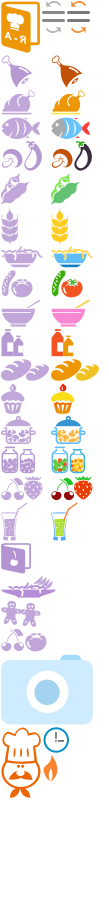
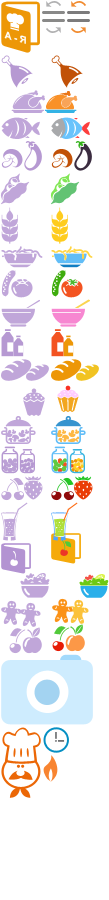
Before/after of a 109x900 layered artwork. What changed in the layer stack:
hid "птироженое" over bbox(1, 383, 25, 414)
hid "Фигура 262" over bbox(2, 90, 35, 115)
added layer "Фигура 273" (2nd of 3) above "Фигура 273 копия 2" over bbox(9, 627, 42, 654)
added layer "Фигура 273 копия 2" (2nd of 2) above "Группа 33 копия 3" over bbox(52, 624, 85, 652)
added layer "Группа 33 копия 3" above "Векторный смарт-объект" over bbox(52, 598, 89, 624)
added layer "Векторный смарт-объект" (1st of 3) above "птироженое копия" over bbox(57, 385, 79, 412)
hid "птироженое копия" over bbox(51, 383, 75, 414)
added layer "Векторный смарт-объект" (2nd of 3) above "Фигура 319" over bbox(45, 91, 78, 113)
added layer "Фигура 319" above "Фигура 316" over bbox(23, 388, 45, 416)
added layer "Фигура 316" above "Фигура 262 копия 2" over bbox(11, 90, 45, 113)
hid "Фигура 262 копия 2" over bbox(51, 90, 85, 115)
added layer "Фигура 307 копия" above "иконка часы копия" over bbox(51, 533, 81, 564)
hid "Фигура 273" (3rd of 3) over bbox(1, 628, 47, 652)
removed layer "Фигура 314" over bbox(1, 575, 56, 598)
added layer "Векторный смарт-объект" (3rd of 3) above "Фигура 317" over bbox(79, 574, 109, 598)
added layer "Фигура 317" above "Фигура 308" over bbox(20, 573, 50, 598)
showed "bg" over bbox(1, 90, 109, 654)
